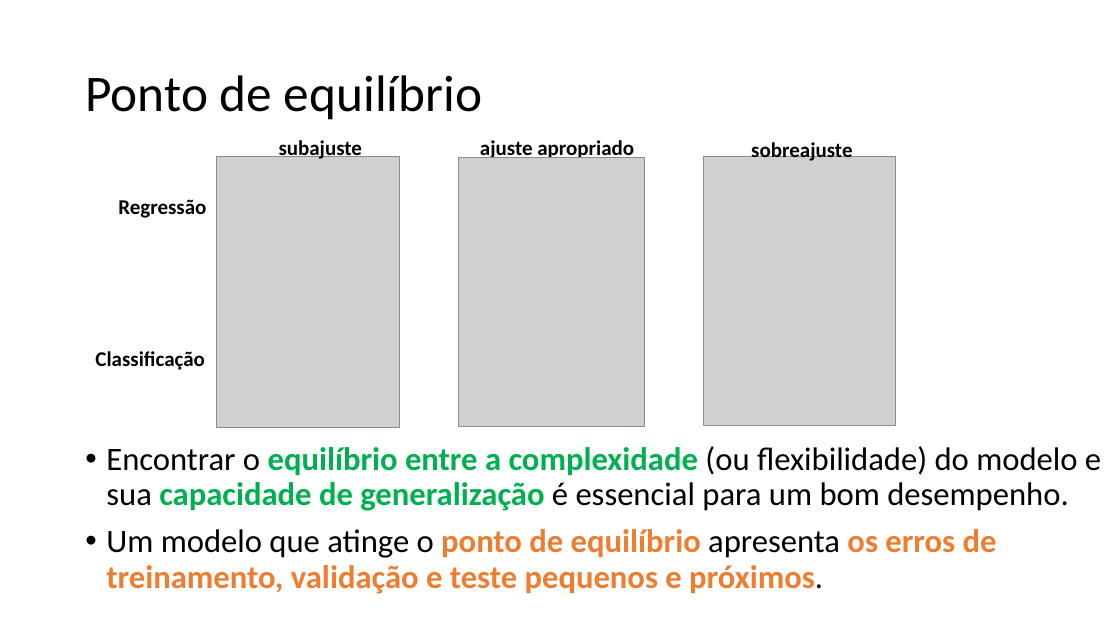
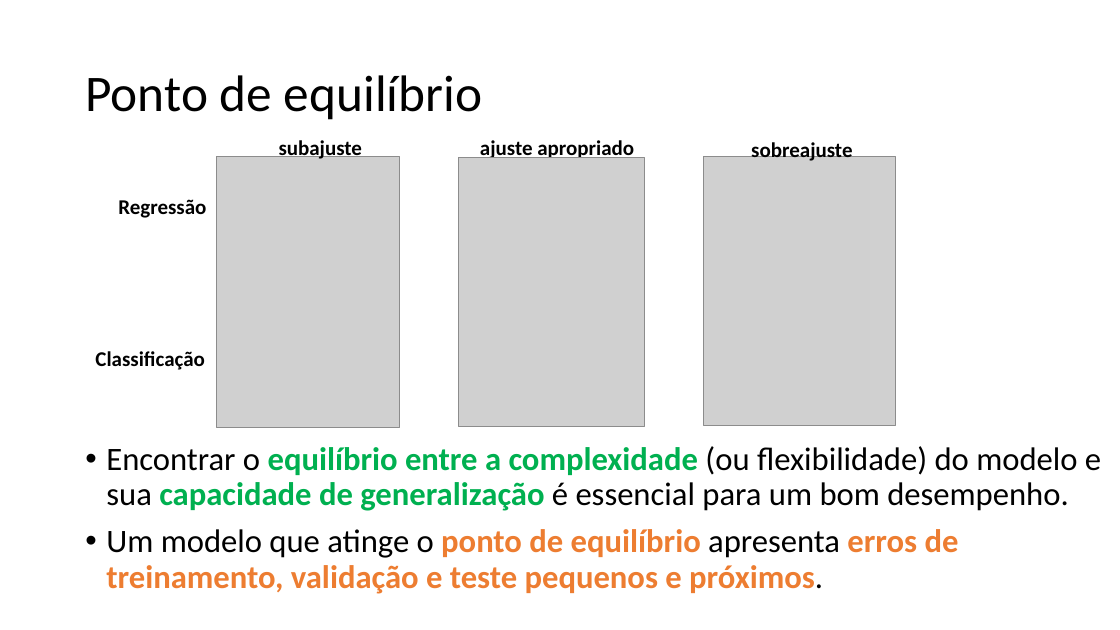
Before and after one commit to zz4fap/c24_inteligencia_artificial, a slide deck: slide 71 of slides/C24_Regressão.pptx. Drawn at 1120x630 pixels with LibreOffice and Linux fonts; fonts in the diff are those of the drawing; grey boxes stand for pictures. Boxes give left, top, right and bottom in pixels: in the first picture for what was removed or moved away, otherwise in the second. Text is boxed around its words. In the diff, an @@ line names an element or a change of style, - is before the commit and + after.

```diff
--- a/slides/C24_Regressão.pptx
+++ b/slides/C24_Regressão.pptx
@@ text at (106, 529, 959, 594): text changed @@
-• Um modelo que atinge o ponto de equilíbrio apresenta os erros de treinamento, validação e teste pequenos e próximos.
+• Um modelo que atinge o ponto de equilíbrio apresenta erros de treinamento, validação e teste pequenos e próximos.
```
Also in this commit, not shown: 20 other slides changed, 2 other files.
